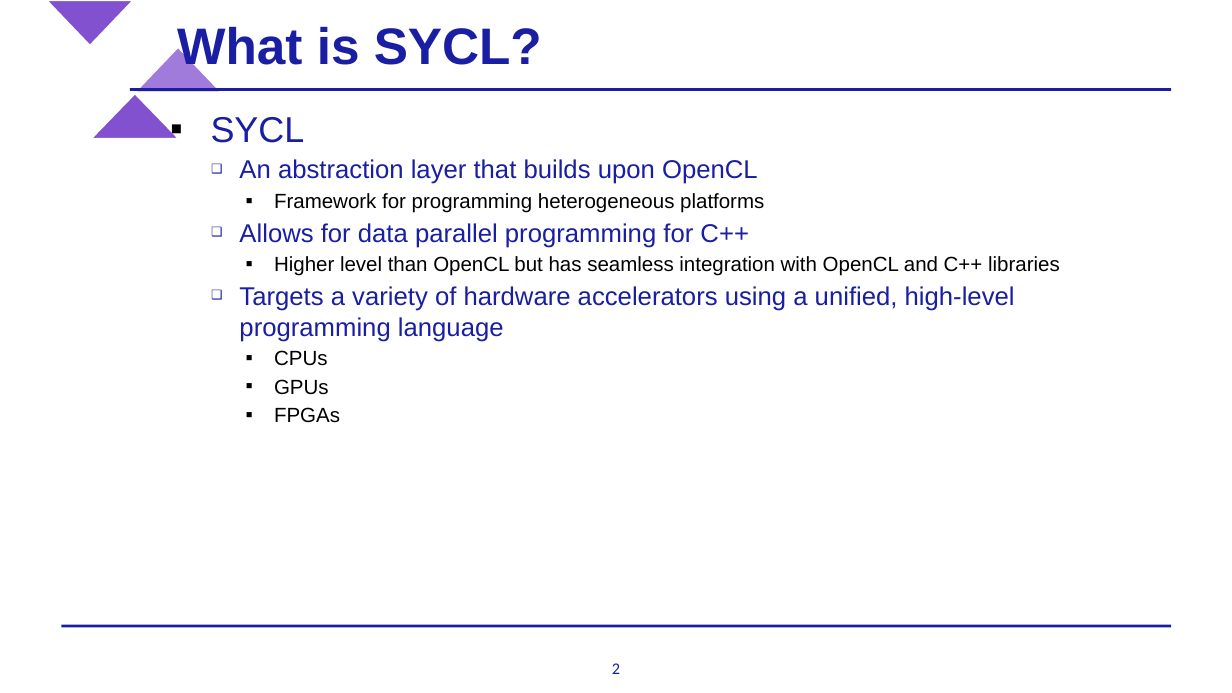
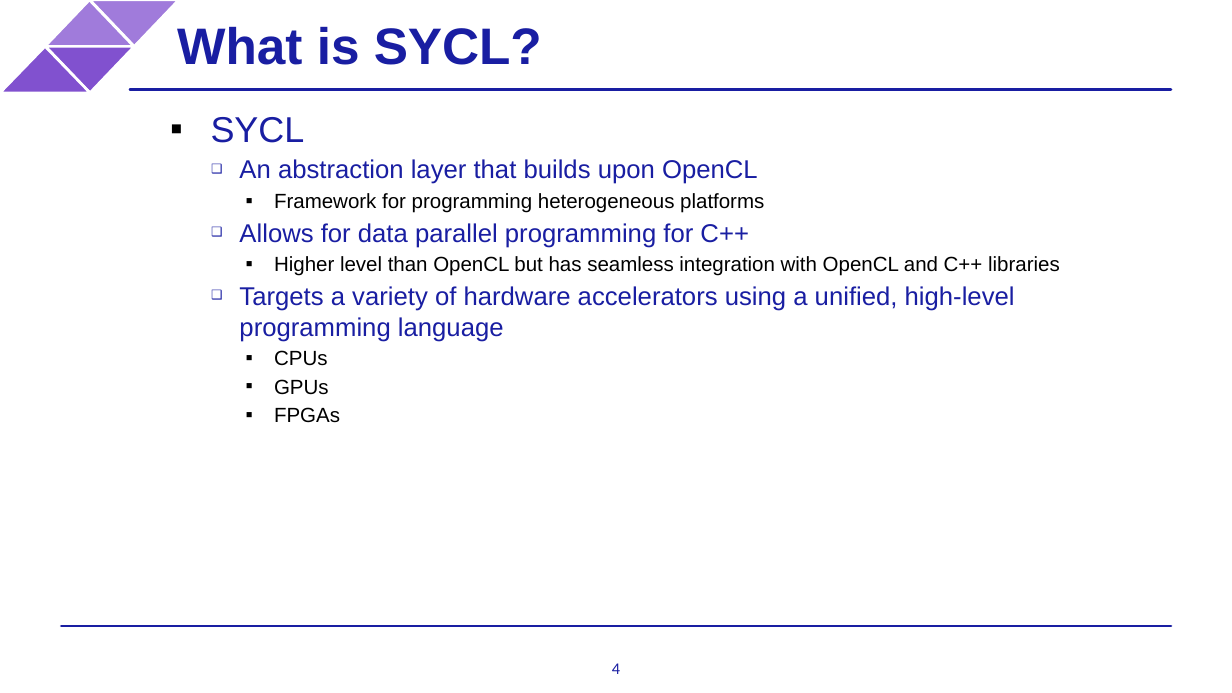
Before and after one commit to BenjaminMFindley/Reconfig-2-SYCL-DPCPP, a slide deck: slide 4 of Slides/SYCL intro.pptx (slide 2 before the commit). Drawn at 1232x693 pixels with LibreOffice and Linux fonts; fonts in the diff are those of the drawing; background and template pictures are left out. Boxes give left, top, right and bottom in pixels: in the first picture for what was removed or moved away, otherwise in the second. Text is boxed around its words. In the diff, an @@ line names an element or a change of style, - is before the commit and + after.

Commit message:
mapped steps needed to interface host/device onto language constructs and fixed formatting

```diff
--- a/Slides/SYCL intro.pptx
+++ b/Slides/SYCL intro.pptx
@@ triangle added at bbox=[45, 0, 134, 46], fill #A07BDB, outline #FFFFFF 2 pt @@
@@ triangle at bbox=[90, 0, 178, 46]: proportions changed; rotation 180 to 0 degrees @@
@@ triangle at bbox=[0, 46, 90, 92]: proportions changed @@
@@ triangle: place and size @@
-triangle at bbox=[90, 92, 179, 139]
+triangle at bbox=[0, 46, 90, 92]
@@ triangle: place and size @@
-triangle at bbox=[45, 0, 134, 46]
+triangle at bbox=[45, 46, 134, 92]
@@ triangle at bbox=[45, 46, 134, 92]: proportions changed @@
@@ line (130, 90) - (1171, 90): stroke #191EA2 2.01 pt to #191EA2 2 pt @@
@@ page number at bbox=[612, 663, 620, 674]: text changed @@
-2
+4
```
Also in this commit, not shown: 23 other slides changed, 5 slides added.
